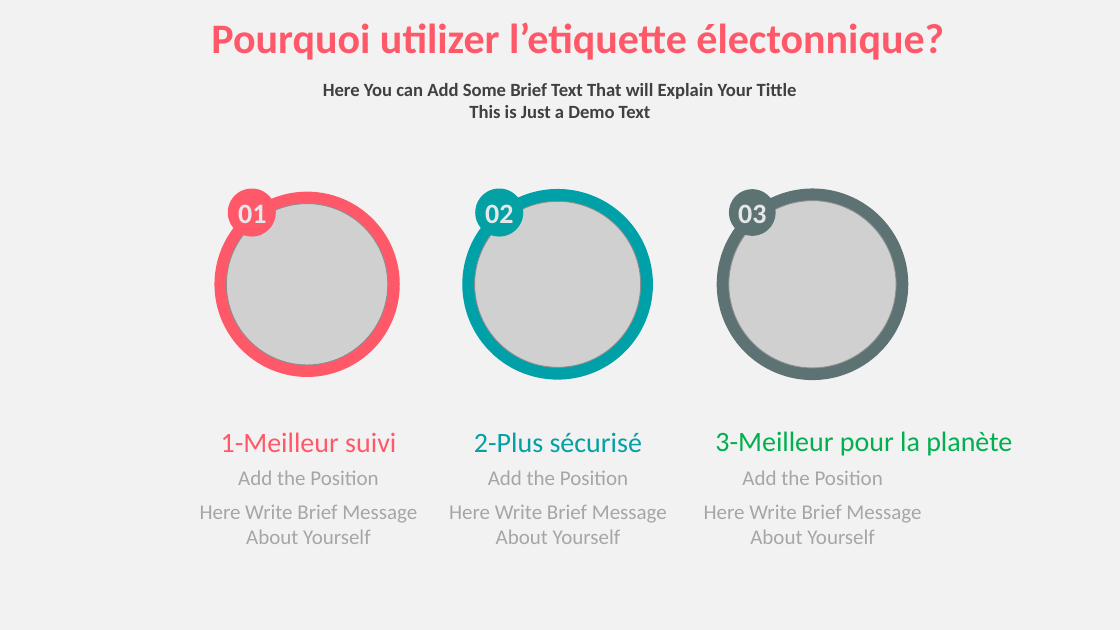
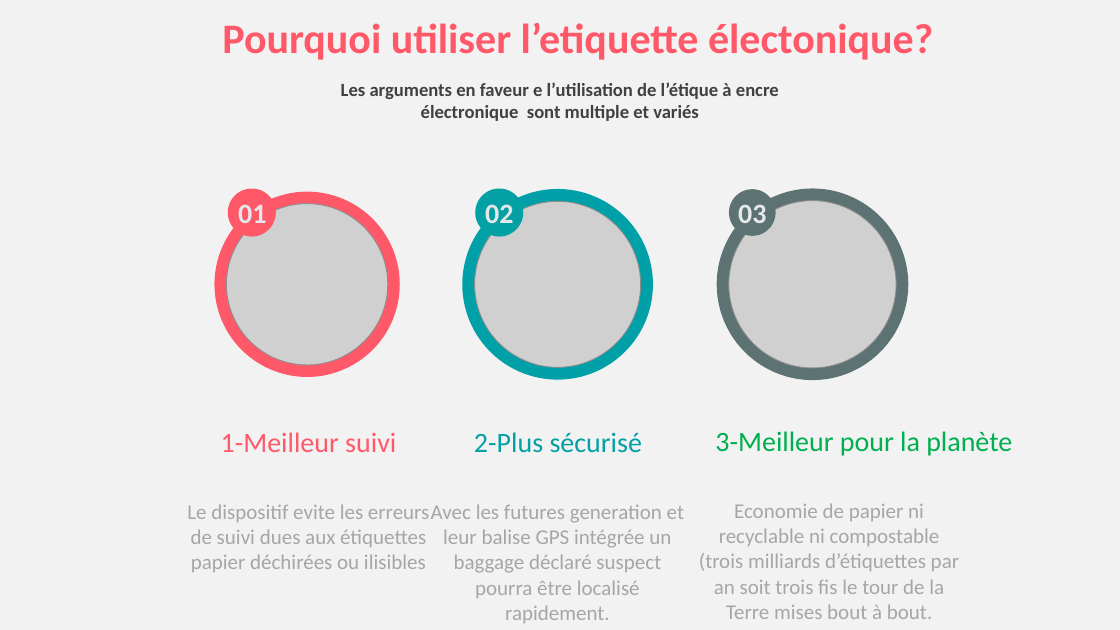
Before and after one commit to Jeremy-Sabadie/pmn-tools, a slide deck: slide 4 of pvt/pvt.pptx (slide 5 before the commit). Drawn at 1120x630 pixels with LibreOffice and Linux fonts; fonts in the diff are those of the drawing; grey boxes stand for pictures. Boxes give left, top, right and bottom in pixels: in the first picture for what was removed or moved away, otherwise in the second. Text is boxed around its words. In the diff, an @@ line names an element or a change of style, - is before the commit and + after.

```diff
--- a/pvt/pvt.pptx
+++ b/pvt/pvt.pptx
@@ text at <box>222,22,933,60</box>: text changed @@
-Pourquoi utilizer l’etiquette électonnique?
+Pourquoi utiliser l’etiquette électonique?
@@ text at <box>341,82,779,121</box>: text changed @@
-Here You can Add Some Brief Text That will Explain Your Tittle This is Just a Demo Text
+Les arguments en faveur e l’utilisation de l’étique à encre électronique sont multiple et variés
@@ text removed at <box>238,470,378,485</box> @@
-Add the Position
@@ text removed at <box>488,470,628,485</box> @@
-Add the Position
@@ text removed at <box>742,470,883,485</box> @@
-Add the Position
@@ text at <box>187,504,429,572</box>: text changed @@
-Here Write Brief Message About Yourself
+Le dispositif evite les erreurs de suivi dues aux étiquettes papier déchirées ou ilisibles
@@ text at <box>431,504,684,623</box>: text changed @@
-Here Write Brief Message About Yourself
+Avec les futures generation et leur balise GPS intégrée un baggage déclaré suspect pourra être localisé rapidement.
@@ text at <box>699,503,959,619</box>: text changed @@
-Here Write Brief Message About Yourself
+Economie de papier ni recyclable ni compostable (trois milliards d’étiquettes par an soit trois fis le tour de la Terre mises bout à bout.
```
Also in this commit, not shown: 4 slides added, 5 slides removed, 11 other files.
